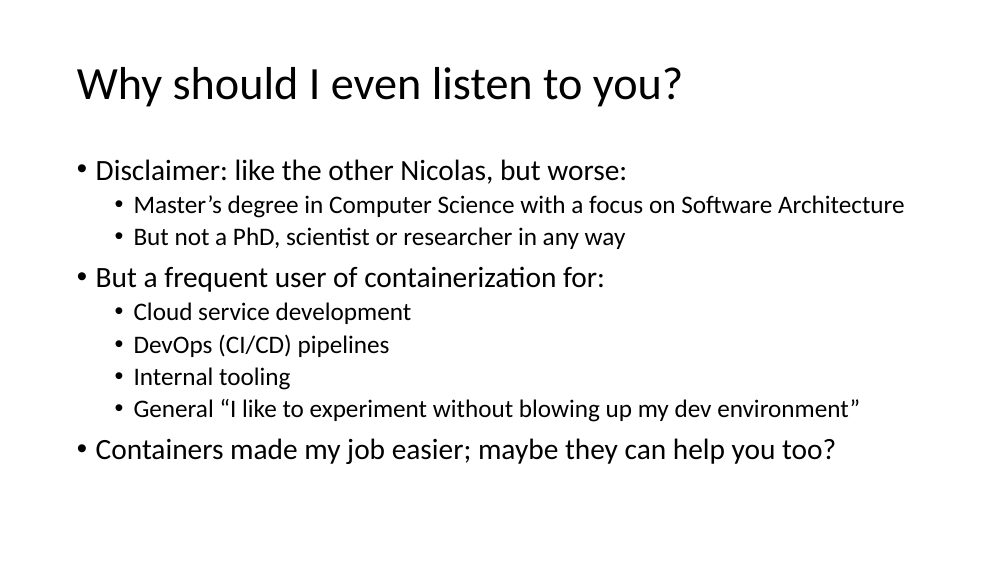
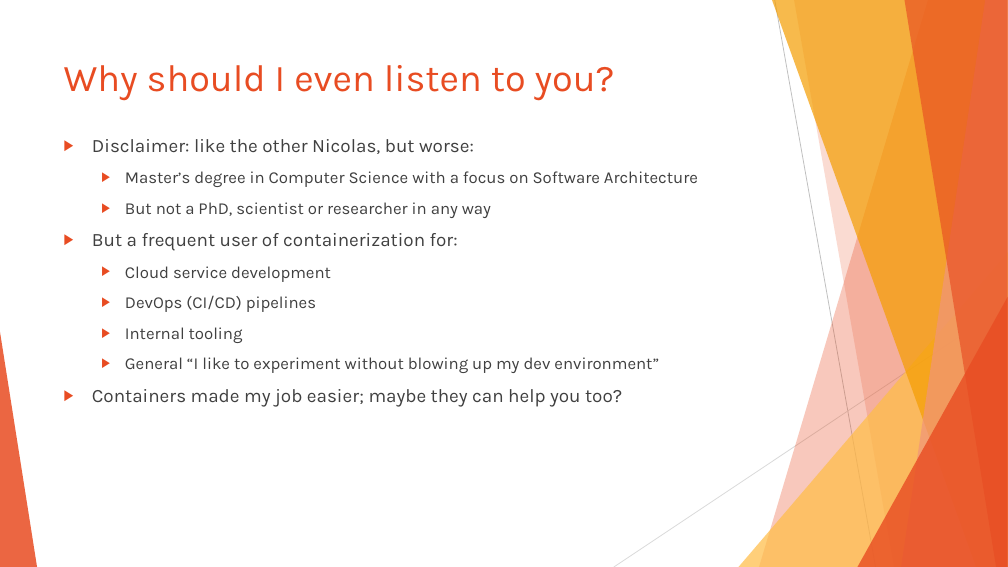
Before and after one commit to Ezekiel-DA/containerization_example, a slide deck: slide 2 of Containerization as an Open Science tool.pptx. Drawn at 1008x567 pixels with LibreOffice and Linux fonts; fonts in the diff are those of the drawing. Boxes give left, top, right and bottom in pixels: in the first picture for what was removed or moved away, otherwise in the second. Text is boxed around its words. In the diff, an @@ line names an element or a change of style, - is before the commit and + after.

```diff
--- a/Containerization as an Open Science tool.pptx
+++ b/Containerization as an Open Science tool.pptx
@@ title "Why should I even listen ...": place and size @@
-title "Why should I even listen ..." at (77,67,683,107)
+title "Why should I even listen ..." at (64,65,615,101)
@@ title "Why should I even listen ..." at (64,65,615,101): size 44 to 36 pt, font Calibri to Karla, text colour #000000 to #E84C22; line spacing 0.9 to 1; vertical alignment middle to top @@
@@ text "Disclaimer: like the other Nicolas, ...": place and size @@
-text "Disclaimer: like the other Nicolas, ..." at (96,159,905,464)
+text "Disclaimer: like the other Nicolas, ..." at (92,139,698,407)
@@ text "Disclaimer: like the other Nicolas, ..." at (92,139,698,407): size 28 to 18 pt in "Disclaimer: like the other Nicolas, but worse:", "But a frequent user of containerization for:", "Containers made my job easier; maybe they ..."; font Calibri to Karla, text colour #000000 to #404040; size 24 to 16 pt in "Master’s degree in Computer Science with a ...", "But not a PhD, scientist or researcher ...", "Cloud service development", "DevOps (CI/CD) pipelines" and 2 more places; bullet • to ▶; line spacing 0.9 to 1; more space between paragraphs @@
@@ group added at (0,0,1008,567): 5 freeform shapes, 3 triangles, 2 lines @@
```
Also in this commit, not shown: 14 other slides changed, 3 slides added, 3 slides removed.
